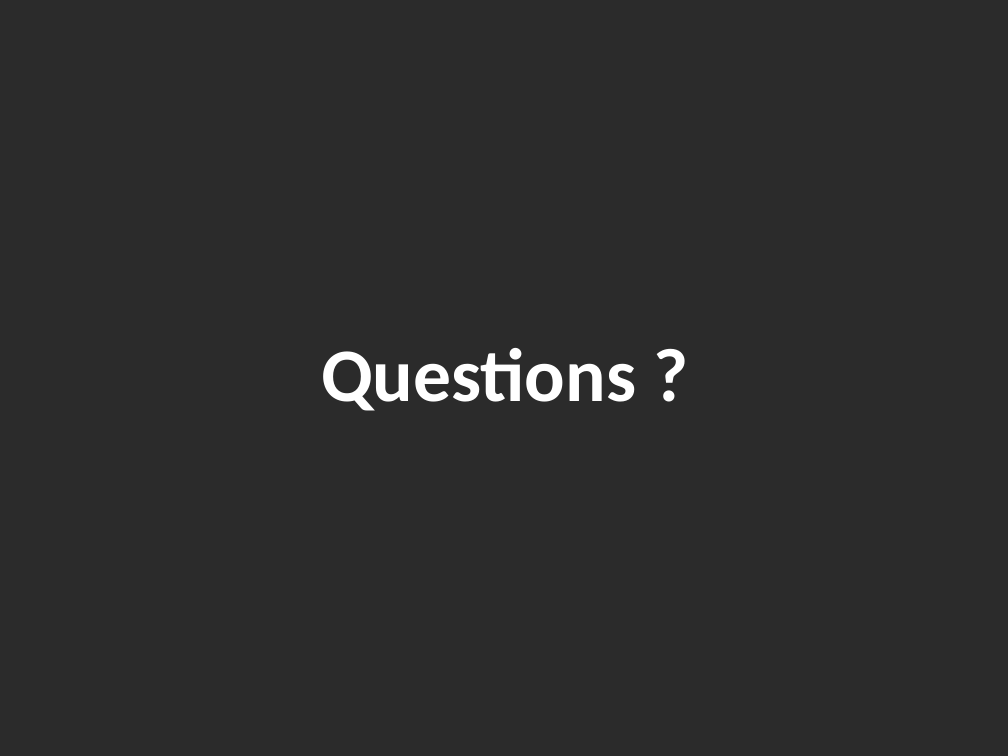
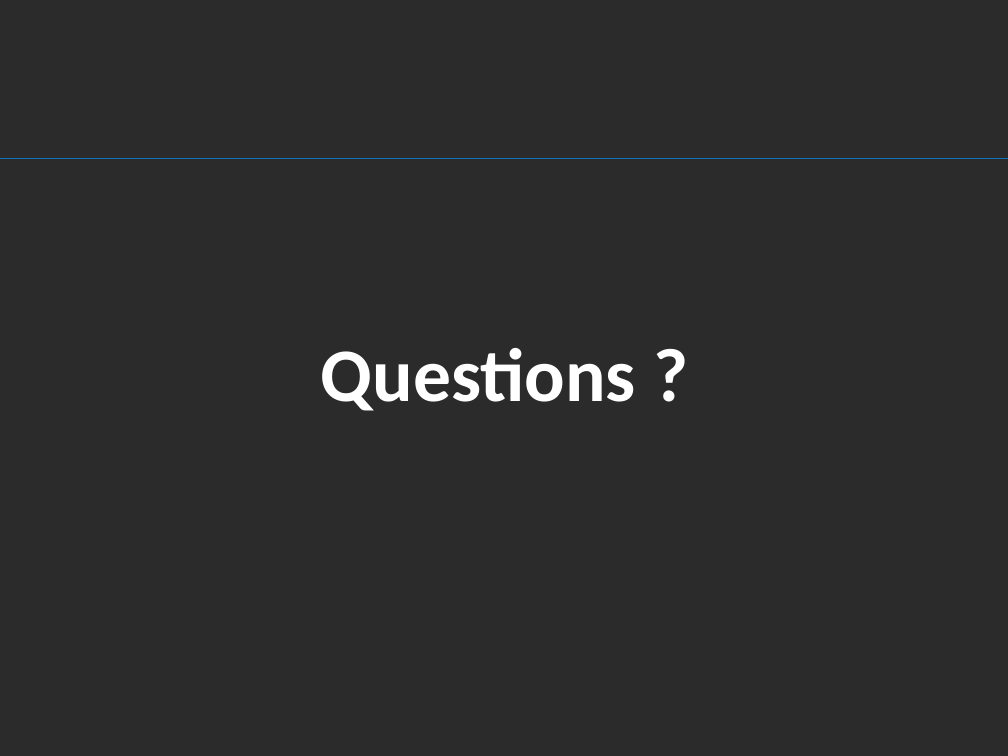
Before and after one commit to brendanmcc02/masters-thesis, a slide deck: slide 13 of presentation/thesis-presentation-template.pptx (slide 9 before the commit). Drawn at 1008x756 pixels with LibreOffice and Linux fonts; fonts in the diff are those of the drawing; background and template pictures are left out; a plain dark background stands for a picture behind light text. Boxes give left, top, right and bottom in pixels: in the first picture for what was removed or moved away, otherwise in the second. Text is boxed around its words. In the diff, an @@ line names an element or a change of style, - is before the commit and + after.

```diff
--- a/presentation/thesis-presentation-template.pptx
+++ b/presentation/thesis-presentation-template.pptx
@@ line added from (0, 158) to (1008, 158), #0E73B9 0.75 pt @@
```
Also in this commit, not shown: 2 other slides changed, 9 slides added, 8 slides removed, 5 other files.
